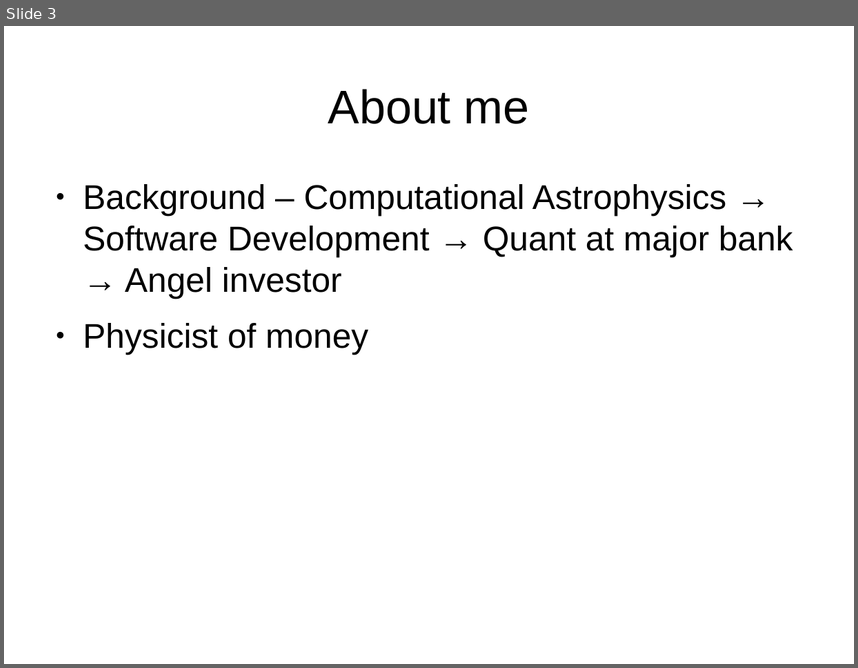
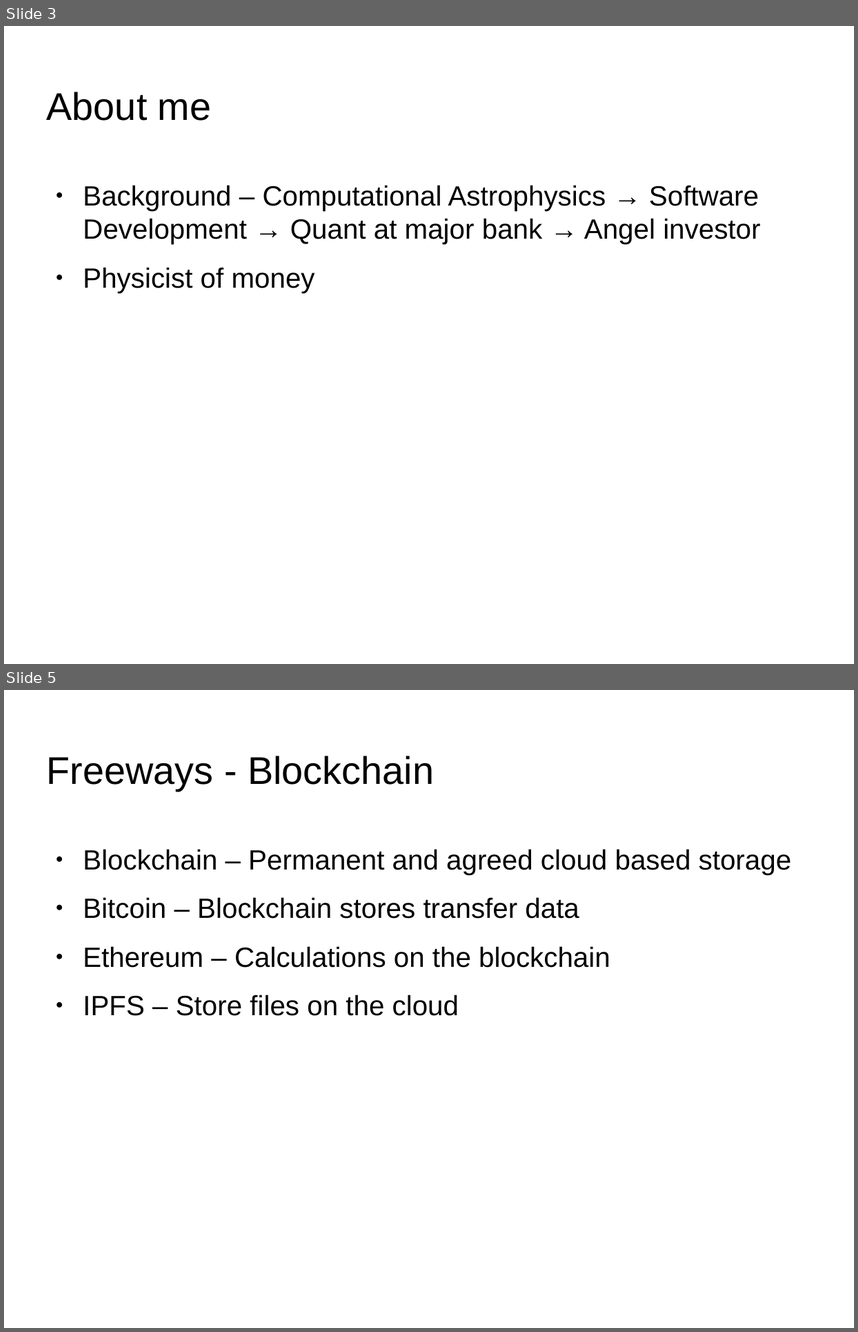
Before and after one commit to joequant/bitquant, a slide deck: pitchdecks/smart-contracts-practice-lawsociety.odp. Shown one above the other, each under a label of ours: slide 3 before the commit, slides 3 and 5 after it; the slides between them are not shown. The pictures are 858x668 and 858x1332 pixels, drawn with LibreOffice and Linux fonts; fonts in the diff are those of the drawing; background and template pictures are left out. Boxes give left, top, right and bottom in pixels: in the first picture for what was removed or moved away, otherwise in the second. Text is boxed around its words. In the diff, an @@ line names an element or a change of style, - is before the commit and + after.

```diff
--- a/pitchdecks/smart-contracts-practice-lawsociety.odp
+++ b/pitchdecks/smart-contracts-practice-lawsociety.odp
@@ slide 5 added at box(4, 690, 854, 1328), background picture (left out) @@
@@ title added at box(47, 756, 434, 791), 36 pt, text #000000 @@
+Freeways - Blockchain
@@ text added at box(83, 849, 792, 1016), 26 pt, text #000000 @@
+● Blockchain – Permanent and agreed cloud based storage
+● Bitcoin – Blockchain stores transfer data
+● Ethereum – Calculations on the blockchain
+● IPFS – Store files on the cloud
@@ slide 3 changed as well @@
@@ title "About me": place and size @@
-title "About me" at box(328, 89, 530, 124)
+title "About me" at box(47, 92, 212, 121)
@@ title "About me" at box(47, 92, 212, 121): size 44 to 36 pt, highlight #FFFFFF to none; alignment centre to left @@
@@ text "Background – Computational Astrophysics → ..." at box(83, 185, 760, 293): size 32 to 26 pt, highlight #FFFFFF to none @@
```
Also in this commit, not shown: 12 other slides changed, 1 other slide added, 3 slides removed, 1 other file.
